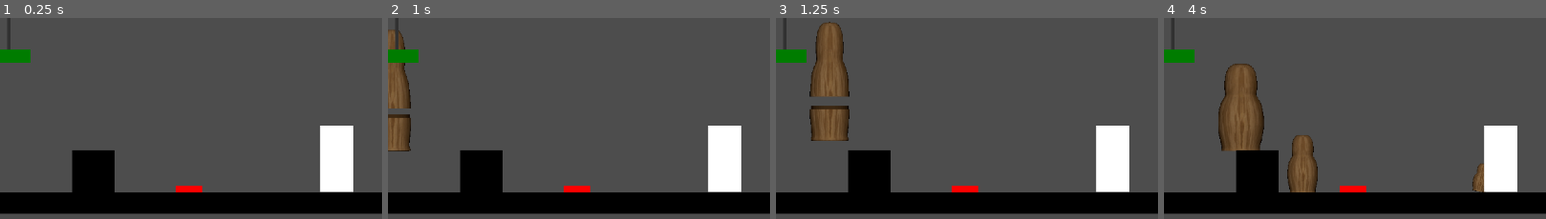
Above: before the commit, frames 1-4 (left to right).
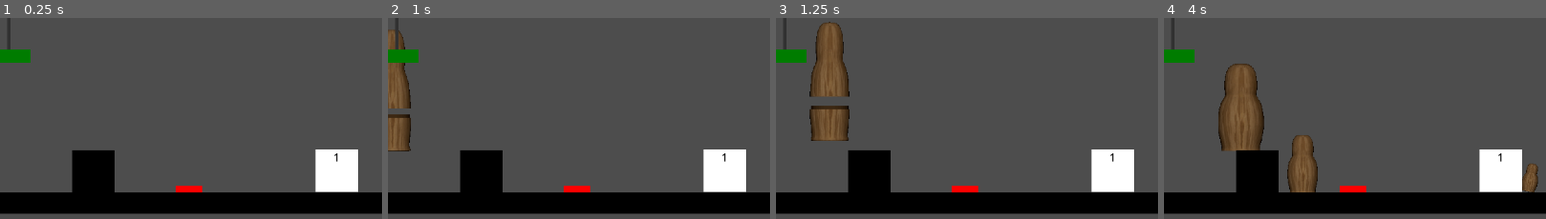
Above: after the commit, the same moments.

Repository: SethHDavis99/GMTK2024
Game: Godot game, scene res://levels/main.tscn
Same seed, same stepped clock (60 frames per second), same inputs: the game is played once before the commit and once after it.
Inputs (mouse positions are % of the whole screen's width and height, from its top left):
- Up to frame 1 (0.25 s): no input
- Up to frame 2 (1 s): move the mouse to (24, 81) at 0.52 s; press the mouse at (24, 81) at 0.53 s; hold D (move_right) from 0.53 s (still down); tap W (jump) at 0.77 s
- Up to frame 3 (1.25 s): keep holding D (move_right)
- Up to frame 4 (4 s): move the mouse to (30, 52) at 1.27 s; release the mouse at (30, 52) at 1.28 s; tap Space (pop) at 1.35, 2.85 s; tap W (jump) at 1.52, 3.02, 3.77 s; move the mouse to (62, 68) at 2.02 s; release D (move_right) at 2.03 s; press the mouse at (62, 68) at 2.03 s; hold A (move_left) 2.03-2.78 s; move the mouse to (45, 68) at 2.77 s; release the mouse at (45, 68) at 2.78 s; hold D (move_right) from 2.78 s (still down); move the mouse to (70, 73) at 3.52 s; press the mouse at (70, 73) at 3.53 s
The pictures show only the part of the screen within x 35-85%, y 50-100%; the shares and areas given below are measured in that part.

The runs differ from the first frame. In frame 1, 1.6% of the frame differs, in the area x 82-94%, y 53-87%; in frame 2, 1.6%; in frame 3, 1.6%; in frame 4, 2.3%, in the area x 80-98%, y 53-87%.
Error after the commit: Invalid type in static function 'file_exists' in type 'FileAccess'. Cannot convert argument 1 from Nil to String. (res://scripts/exit_door.gd:12)

Commit message:
Audio files back in?
I think

Diff:
--- a/levels/Level1.tscn
+++ b/levels/Level1.tscn
@@ -2,7 +2,7 @@
 
 [ext_resource type="TileSet" uid="uid://cu5qqt4hd8hrp" path="res://sprites/tileset.tres" id="1_2xfvg"]
 [ext_resource type="PackedScene" uid="uid://vrgxl7185qiy" path="res://objects/player.tscn" id="2_m52yn"]
-[ext_resource type="PackedScene" uid="uid://bln200fogmp7n" path="res://objects/exit_door.tscn" id="3_1clob"]
+[ext_resource type="PackedScene" uid="uid://bln200fogmp7n" path="res://objects/door.tscn" id="3_1clob"]
 
 [node name="TileMapLayer" type="TileMapLayer"]
 tile_map_data = PackedByteArray("AAAAABMAAAAAAAAAAAABABMAAAAAAAAAAAACABMAAAAAAAAAAAADABMAAAAAAAAAAAAEABMAAAAAAAAAAAAFAB …(1440 unchanged characters)…
--- a/levels/Level2.tscn
+++ b/levels/Level2.tscn
@@ -1,10 +1,9 @@
-[gd_scene load_steps=6 format=4 uid="uid://dgguv245nig56"]
+[gd_scene load_steps=5 format=4 uid="uid://dgguv245nig56"]
 
 [ext_resource type="TileSet" uid="uid://cu5qqt4hd8hrp" path="res://sprites/tileset.tres" id="1_y8ker"]
 [ext_resource type="PackedScene" uid="uid://vrgxl7185qiy" path="res://objects/player.tscn" id="2_0d1f3"]
-[ext_resource type="PackedScene" uid="uid://bln200fogmp7n" path="res://objects/exit_door.tscn" id="3_7hqo8"]
-[ext_resource type="PackedScene" uid="uid://ctqto3r7w4jwo" path="res://objects/button.tscn" id="4_ftj3q"]
-[ext_resource type="PackedScene" uid="uid://bnqmv4kmkmpvn" path="res://objects/door.tscn" id="5_kx024"]
+[ext_resource type="PackedScene" path="res://objects/button.tscn" id="4_ftj3q"]
+[ext_resource type="PackedScene" uid="uid://bln200fogmp7n" path="res://objects/door.tscn" id="5_kx024"]
 
 [node name="TileMapLayer" type="TileMapLayer"]
 tile_map_data = PackedByteArray("AAAAABMAAAAAAAAAAAABABMAAAAAAAAAAAACABMAAAAAAAAAAAADABMAAAAAAAAAAAAEABMAAAAAAAAAAAAFAB …(2128 unchanged characters)…
@@ -14,7 +13,7 @@
 position = Vector2(51, 478)
 size = 2.0
 
-[node name="Door" parent="." instance=ExtResource("3_7hqo8")]
+[node name="Door" parent="." instance=ExtResource("5_kx024")]
 position = Vector2(1064, 608)
 required_size = 2
 next_level = "res://main.tscn"
--- a/levels/Level4.tscn
+++ b/levels/Level4.tscn
@@ -1,12 +1,11 @@
-[gd_scene load_steps=8 format=4 uid="uid://b8hxr3pvbux2f"]
+[gd_scene load_steps=7 format=4 uid="uid://b8hxr3pvbux2f"]
 
 [ext_resource type="TileSet" uid="uid://cu5qqt4hd8hrp" path="res://sprites/tileset.tres" id="1_e82y4"]
 [ext_resource type="PackedScene" uid="uid://vrgxl7185qiy" path="res://objects/player.tscn" id="2_6xmy8"]
-[ext_resource type="PackedScene" uid="uid://bln200fogmp7n" path="res://objects/exit_door.tscn" id="3_rh7ei"]
 [ext_resource type="PackedScene" uid="uid://dib38fqwttxho" path="res://objects/pully_platform.tscn" id="4_1t710"]
 [ext_resource type="PackedScene" uid="uid://qxeggp7467i" path="res://objects/movingplatform.tscn" id="4_ugp6w"]
-[ext_resource type="PackedScene" uid="uid://ctqto3r7w4jwo" path="res://objects/button.tscn" id="6_ewsp5"]
-[ext_resource type="PackedScene" uid="uid://bnqmv4kmkmpvn" path="res://objects/door.tscn" id="7_rrt5j"]
+[ext_resource type="PackedScene" path="res://objects/button.tscn" id="6_ewsp5"]
+[ext_resource type="PackedScene" uid="uid://bln200fogmp7n" path="res://objects/door.tscn" id="7_rrt5j"]
 
 [node name="TileMapLayer" type="TileMapLayer"]
 tile_map_data = PackedByteArray("AAAAABMAAAAAAAAAAAABABMAAAAAAAAAAAACABMAAAAAAAAAAAADABMAAAAAAAAAAAAEABMAAAAAAAAAAAAFAB …(2704 unchanged characters)…
@@ -15,7 +14,7 @@
 [node name="Player" parent="." instance=ExtResource("2_6xmy8")]
 position = Vector2(50.1051, 605)
 
-[node name="Door" parent="." instance=ExtResource("3_rh7ei")]
+[node name="Door" parent="." instance=ExtResource("7_rrt5j")]
 position = Vector2(972.039, 63)
 next_level = "res://main.tscn"
 
--- a/levels/Level5.tscn
+++ b/levels/Level5.tscn
@@ -13,7 +13,6 @@
 tile_set = ExtResource("1_5weqe")
 
 [node name="Player" parent="." instance=ExtResource("2_g4tmb")]
-z_index = 0
 position = Vector2(580, 192)
 collision_layer = 1
 collision_mask = 1
--- a/levels/Level6.tscn
+++ b/levels/Level6.tscn
@@ -11,7 +11,6 @@
 tile_set = ExtResource("1_naaam")
 
 [node name="Player" parent="." instance=ExtResource("2_egygj")]
-z_index = 0
 position = Vector2(60, 480)
 collision_layer = 1
 collision_mask = 1
--- a/levels/main.tscn
+++ b/levels/main.tscn
@@ -1,11 +1,10 @@
-[gd_scene load_steps=7 format=4 uid="uid://comul7eu3xh4b"]
+[gd_scene load_steps=6 format=4 uid="uid://comul7eu3xh4b"]
 
 [ext_resource type="TileSet" uid="uid://cu5qqt4hd8hrp" path="res://sprites/tileset.tres" id="1_uh1xk"]
 [ext_resource type="PackedScene" uid="uid://vrgxl7185qiy" path="res://objects/player.tscn" id="2_ns3bq"]
-[ext_resource type="PackedScene" uid="uid://bln200fogmp7n" path="res://objects/exit_door.tscn" id="3_1m0dx"]
 [ext_resource type="PackedScene" uid="uid://dib38fqwttxho" path="res://objects/pully_platform.tscn" id="4_ij6r3"]
-[ext_resource type="PackedScene" uid="uid://ctqto3r7w4jwo" path="res://objects/button.tscn" id="5_to6vj"]
-[ext_resource type="PackedScene" uid="uid://bnqmv4kmkmpvn" path="res://objects/door.tscn" id="6_gxqov"]
+[ext_resource type="PackedScene" path="res://objects/button.tscn" id="5_to6vj"]
+[ext_resource type="PackedScene" uid="uid://bln200fogmp7n" path="res://objects/door.tscn" id="6_gxqov"]
 
 [node name="TileMapLayer" type="TileMapLayer"]
 tile_map_data = PackedByteArray("AAAAABMAAAAAAAAAAAABABMAAAAAAAAAAAACABMAAAAAAAAAAAADABMAAAAAAAAAAAAEABMAAAAAAAAAAAAFAB …(560 unchanged characters)…
@@ -14,7 +13,7 @@
 [node name="Player" parent="." instance=ExtResource("2_ns3bq")]
 position = Vector2(274, 474)
 
-[node name="Door" parent="." instance=ExtResource("3_1m0dx")]
+[node name="Door" parent="." instance=ExtResource("6_gxqov")]
 position = Vector2(1064, 608)
 next_level = "res://main.tscn"
 
Not shown: 1 places in levels/Level5.tscn that only renumber resources
Not shown: 1 places in levels/Level6.tscn that only renumber resources
Not shown, changed: .DS_Store
Not shown, added: audio/.DS_Store
